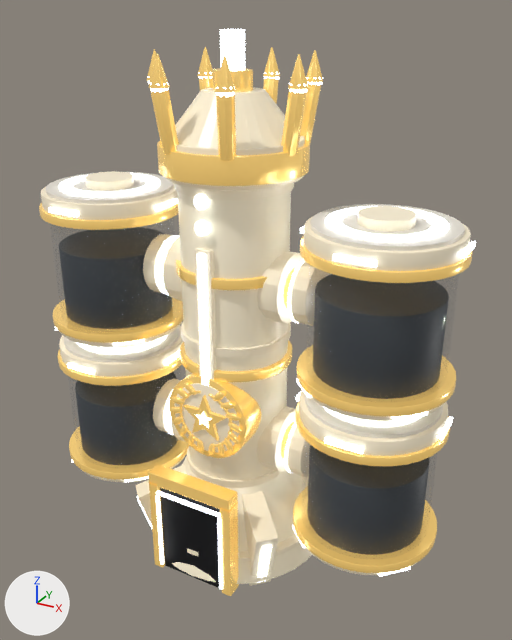
A saved change to the glTF model assets/kit_hd/skins/Vat_Graduate_T3.glb.
Before and after are seen from a 50 mm camera at (4.93, -8.35, 8.13) aimed at (0.27, 0.13, 3.89). Arrows for +X, +Y and +Z are at lower left; the lights stay in place. The older version comes first. Vertices at exactly the same position are counted once.

The first picture shows 'Vat_Graduate_T3'.
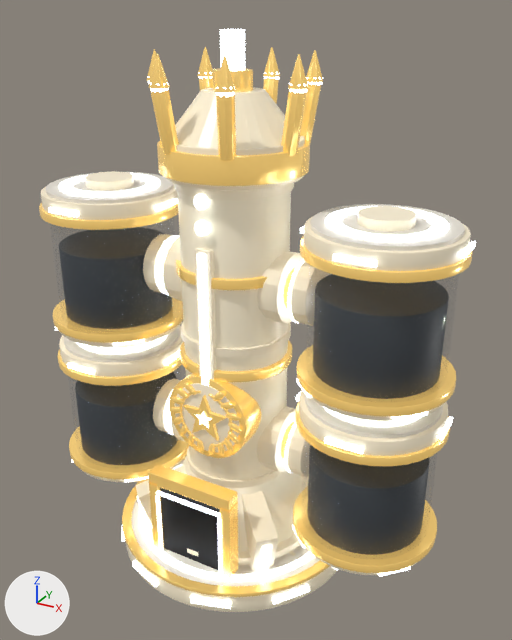
Scene script edits in JSON lines:
```json
{"block": "me_vat_graduate_t3", "where": "# used by ob_vat_graduate_t3; location = (0.0, 0.0, 0.0)"}
{"op": "remove", "block": "me_vat_graduate_t3", "code": "me_vat_graduate_t3.from_pydata(...)  # 18813 vertices, 36918 faces; spans x -3.27..3.27, y -1.47..1.45, z -0.02..7.89"}
{"op": "add", "block": "me_vat_graduate_t3", "code": "me_vat_graduate_t3.from_pydata(...)  # 19933 vertices, 38966 faces; spans x -3.27..3.27, y -1.94..1.94, z -0.03..7.89"}
{"block": "me_vat_graduate_t3", "change": "me_vat_graduate_t3 part 1: a new loose piece, a 48-sided cylinder along z spanning x -1.8..1.8, y -1.8..1.8, z 0.38..0.41, in mat_os_grad_pearl (white #ede7da)"}
{"block": "me_vat_graduate_t3", "change": "me_vat_graduate_t3 part 2: 204 vertices removed from x -1.45..1.45, y -1.45..1.45, z -0.02..0.25; 1212 vertices added at x -1.93..1.93, y -1.94..1.94, z -0.03..0.44"}
{"block": "me_vat_graduate_t3", "change": "other edits to the shape of me_vat_graduate_t3 do not show in these pictures"}
```

Boxes (x1, y1, x2, y2) around the edits, measured in the pictures (512 x 640 px):
```json
{"object": "Vat_Graduate_T3", "change": "reshaped", "before": [39, 29, 476, 596], "after": [39, 29, 476, 612]}
{"part": 1, "of": "me_vat_graduate_t3", "change": "added", "after": [131, 459, 320, 586], "on screen": "mostly hidden"}
{"part": 2, "of": "me_vat_graduate_t3", "change": "built on", "before": [138, 456, 312, 596], "after": [121, 454, 337, 612]}
```
